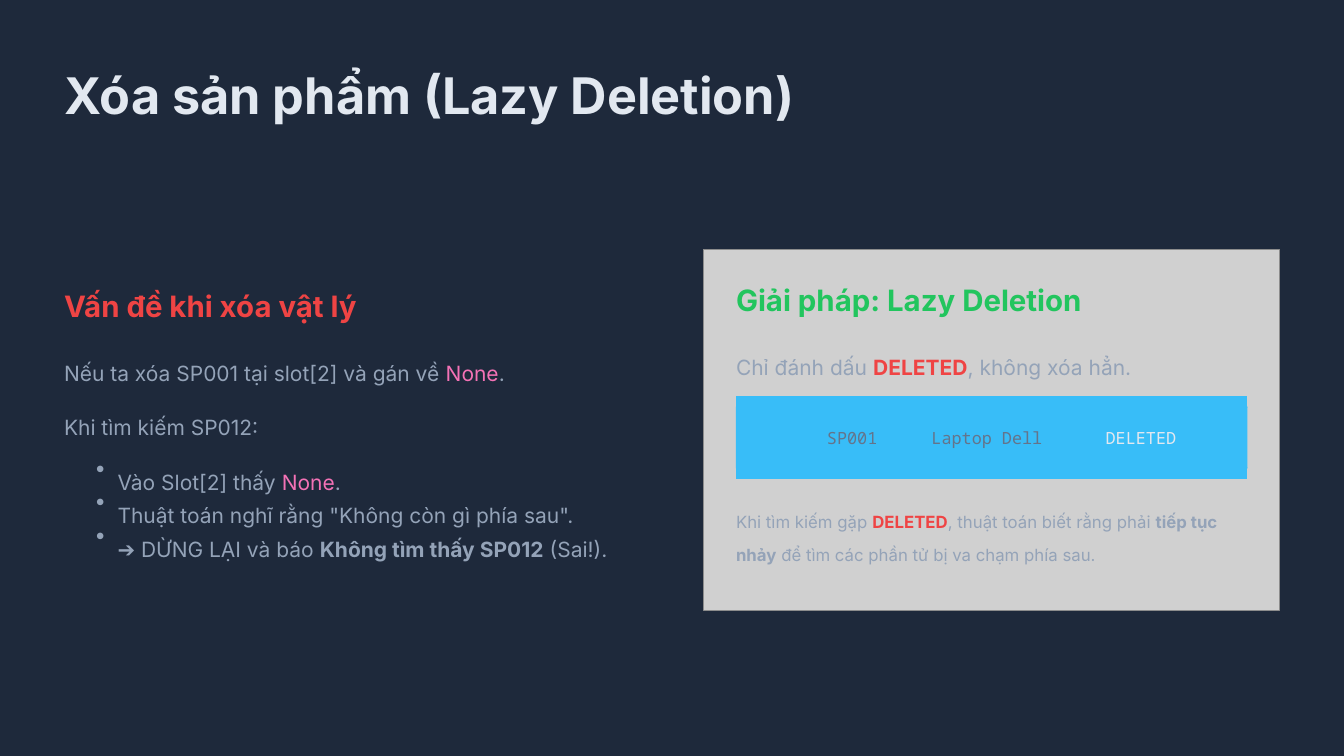
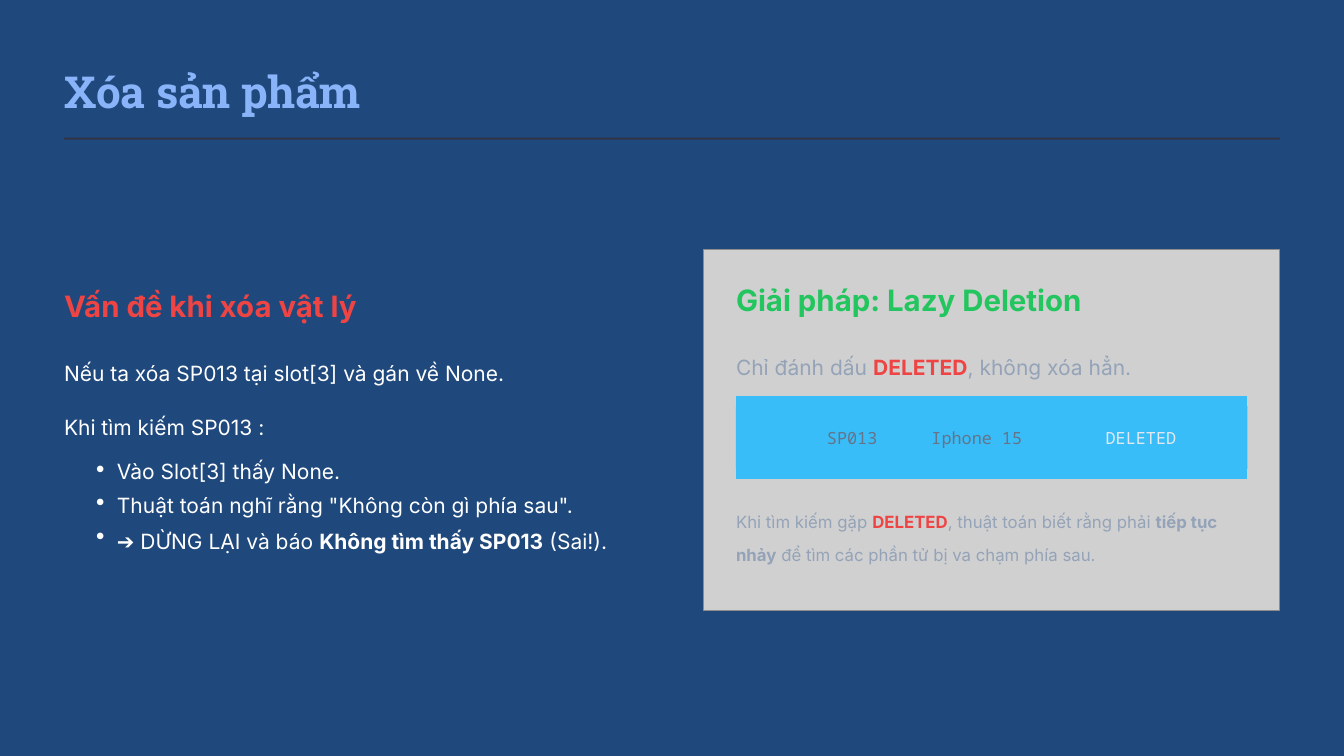
Before and after one commit to benx3/double-hash-demo, a slide deck: slide 14 of docs/Double Hashing Presentation.pptx (slide 9 before the commit). Drawn at 1344x756 pixels with LibreOffice and Linux fonts; fonts in the diff are those of the drawing; grey boxes stand for pictures. Boxes give left, top, right and bottom in pixels: in the first picture for what was removed or moved away, otherwise in the second. Text is boxed around its words. In the diff, an @@ line names an element or a change of style, - is before the commit and + after.

```diff
--- a/docs/Double Hashing Presentation.pptx
+++ b/docs/Double Hashing Presentation.pptx
@@ background #1E293B to #1F497D @@
@@ text at bbox=[64, 71, 360, 117]: text changed; size 36 to 31.5 pt; font Inter to Roboto Slab; text colour #E2E8F0 to #89B4FA @@
-Xóa sản phẩm (Lazy Deletion)
+Xóa sản phẩm
@@ rectangle added at bbox=[65, 137, 1280, 139], fill #313244 @@
@@ text at bbox=[64, 363, 504, 386]: text changed; text colour #94A3B8 to #FFFFFF @@
-Nếu ta xóa SP001 tại slot[2] và gán về None.
+Nếu ta xóa SP013 tại slot[3] và gán về None.
@@ text at bbox=[64, 417, 253, 436]: text changed; text colour #94A3B8 to #FFFFFF @@
-Khi tìm kiếm SP012:
+Khi tìm kiếm SP013 :
@@ table removed at bbox=[736, 396, 1247, 727], 1 rows, 4 columns @@
-2 | SP001 | Laptop Dell | DELETED
@@ table added at bbox=[736, 396, 1247, 479], 1 rows, 4 columns @@
+2 | SP013 | Iphone 15 | DELETED
@@ text "Thuật toán nghĩ rằng "Không ...": place and size @@
-text "Thuật toán nghĩ rằng "Không ..." at bbox=[118, 506, 573, 528]
+text "Thuật toán nghĩ rằng "Không ..." at bbox=[117, 496, 572, 518]
@@ text at bbox=[117, 461, 340, 484]: text changed; text colour #94A3B8 to #FFFFFF @@
-Vào Slot[2] thấy None.
+Vào Slot[3] thấy None.
@@ text colour #94A3B8 to #FFFFFF in 4 elements at bbox=[117, 496, 572, 518], bbox=[95, 455, 106, 480], bbox=[95, 488, 106, 513], bbox=[95, 521, 106, 546] @@
@@ text at bbox=[140, 531, 607, 554]: text changed; text colour #94A3B8 to #FFFFFF @@
-➔ DỪNG LẠI và báo Không tìm thấy SP012 (Sai!).
+➔ DỪNG LẠI và báo Không tìm thấy SP013 (Sai!).
```
Also in this commit, not shown: 7 other slides changed, 7 slides added, 2 slides removed, 3 other files.
